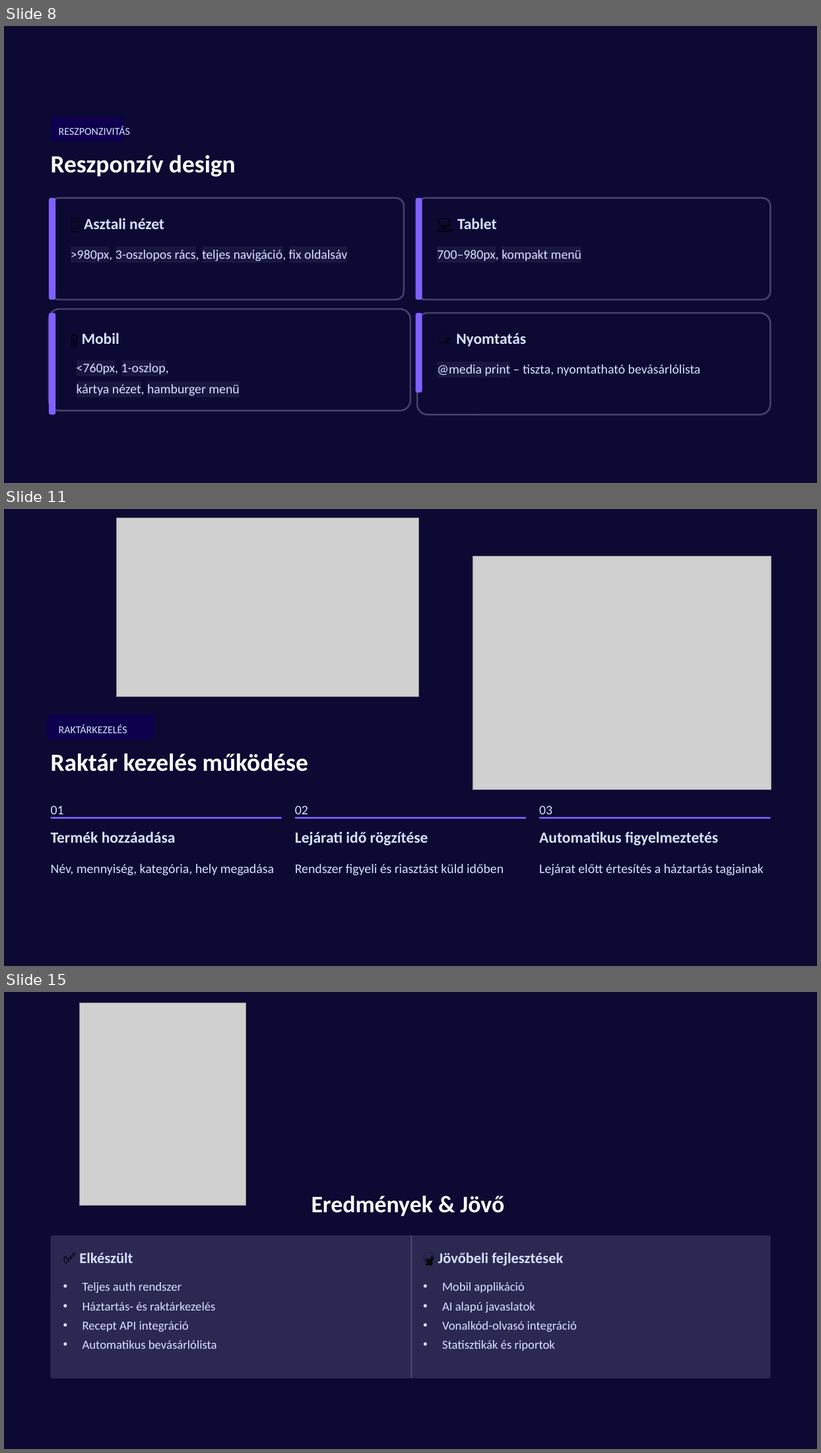
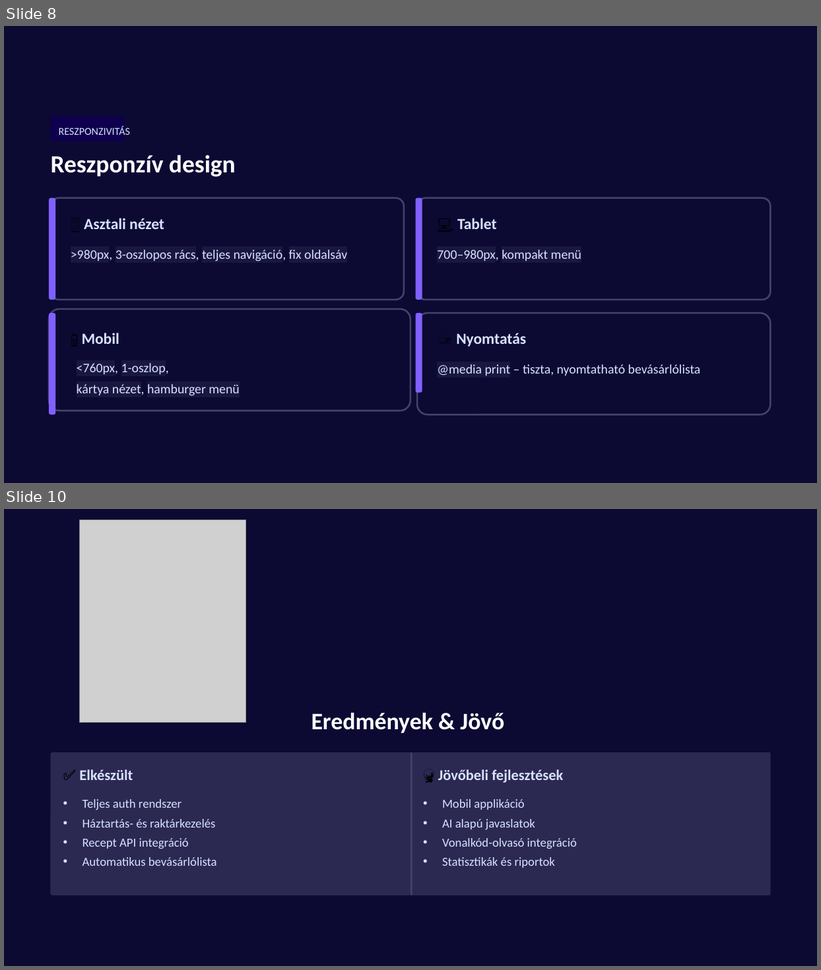
Before and after one commit to SutusRobert/13.S2_6_vizsgaelemek, a slide deck: PPT/MagicFridge_PPT.pptx. Shown one above the other, each under a label of ours: slides 8, 11 and 15 before the commit, slides 8 and 10 after it; the slides between them are not shown. The pictures are 821x1453 and 821x970 pixels, drawn with LibreOffice and Linux fonts; fonts in the diff are those of the drawing; grey boxes stand for pictures. Boxes give left, top, right and bottom in pixels: in the first picture for what was removed or moved away, otherwise in the second. Text is boxed around its words. In the diff, an @@ line names an element or a change of style, - is before the commit and + after.

```diff
--- a/PPT/MagicFridge_PPT.pptx
+++ b/PPT/MagicFridge_PPT.pptx
@@ slide 11 removed at [4,509,817,966], background #000000; not listed: 1 template element that a slide beside it also shows @@
@@ picture removed at [117,518,418,696] @@
@@ picture removed at [473,557,772,790] @@
@@ rounded rectangle removed at [47,715,154,740] @@
@@ text removed at [59,725,127,733] @@
-RAKTÁRKEZELÉS
@@ text removed at [51,753,308,772] @@
-Raktár kezelés működése
@@ text removed at [51,806,64,819] @@
-01
@@ rectangle removed at [51,817,282,819] @@
@@ text removed at [295,806,308,819] @@
-02
@@ rectangle removed at [295,817,527,819] @@
@@ text removed at [539,806,552,819] @@
-03
@@ rectangle removed at [540,817,771,819] @@
@@ text removed at [51,832,176,843] @@
-Termék hozzáadása
@@ text removed at [295,832,428,846] @@
-Lejárati idő rögzítése
@@ text removed at [539,832,718,846] @@
-Automatikus figyelmeztetés
@@ text removed at [51,864,274,876] @@
-Név, mennyiség, kategória, hely megadása
@@ text removed at [295,864,504,876] @@
-Rendszer figyeli és riasztást küld időben
@@ text removed at [539,864,764,876] @@
-Lejárat előtt értesítés a háztartás tagjainak
@@ what was slide 15 is now slide 10 @@
```
Also in this commit, not shown: 4 other slides removed, 1 other file.
